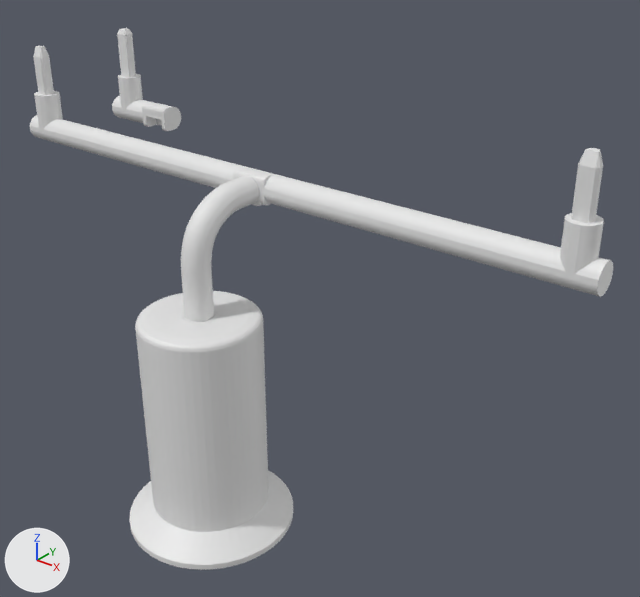
The Blender file models/football/field-goal/field-goal-scale24-horizontal.blend: old version first, new version second.
Camera for both pictures: a 50 mm lens placed at (200.0, -184.0, 221.0), pointed at (15.0, 46.0, 78.0). The lights are fixed; the arrows at lower left show +X, +Y and +Z.

Names of what the first picture shows: 'base', 'post horizontal', 'post horizontal.TEST', 'post90'.
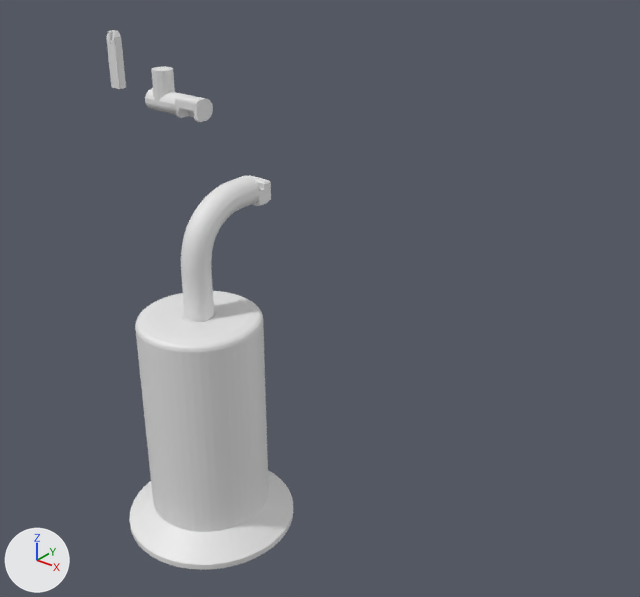
Boxes [x1, y1, x2, y2] around the edits, measured in the pictures (640 x 597 px):
'post horizontal', hidden: before [30, 46, 613, 297]
'post horizontal.TEST', reshaped, moved (46% shorter): before [112, 28, 181, 131]; after [145, 67, 213, 122]
'nip-new', added: after [106, 30, 126, 89]
part 1 of me_cylinder_011, cut back: before [117, 28, 141, 78]; after [151, 67, 173, 71]

The change, as a diff of the scene's bpy script:
```diff
--- a/models/football/field-goal/field-goal-scale24-horizontal.blend.py
+++ b/models/football/field-goal/field-goal-scale24-horizontal.blend.py
@@ me_cylinder_011 @@
 # used by ob_post_horizontal_test; location = (0.0, 75.0, 122.6); rotation_euler = (0.0, 1.571, 0.0), in degrees (0, 90, 0); scale = (5.0, 5.0, 120.0)
-me_cylinder_011.from_pydata(...)  # 345 vertices, 204 faces; spans x -7.04..1.0, y -0.99..0.99, z -1.04..-0.75
+me_cylinder_011.from_pydata(...)  # 319 vertices, 183 faces; spans x -3.0..1.0, y -0.99..0.99, z -1.04..-0.75
+# me_cylinder_011 part 1
+# 26 vertices are removed from x -7.04..-3.0, y -0.47..0.54, z -1.0..-0.95
+# 22 faces are deleted
+# 1 new face joins them
@@ me_cylinder_001 @@
+me_cylinder_001.from_pydata(...)  # 42 vertices, 34 faces; spans x -1.01..1.01, y -0.73..0.84, z -2.06..0.98
@@ ob_post_horizontal @@
 ob_post_horizontal.scale = (5.0, 5.0, 120.0)
+ob_post_horizontal.hide_set(True)
@@ ob_post_horizontal_test @@
 ob_post_horizontal_test = bpy.data.objects.new('post horizontal.TEST', me_cylinder_011)
-ob_post_horizontal_test.location = (0.0, 75.0, 122.6)
+ob_post_horizontal_test.location = (0.0, 94.6, 122.6)
 ob_post_horizontal_test.rotation_euler = (0.0, 1.571, 0.0)  # degrees (0, 90, 0)
@@ ob_nip_new @@
+ob_nip_new = bpy.data.objects.new('nip-new', me_cylinder_001)
+ob_nip_new.location = (-116.5, 68.9, 149.9)
+ob_nip_new.scale = (3.11, 3.16, 8.0)
```
